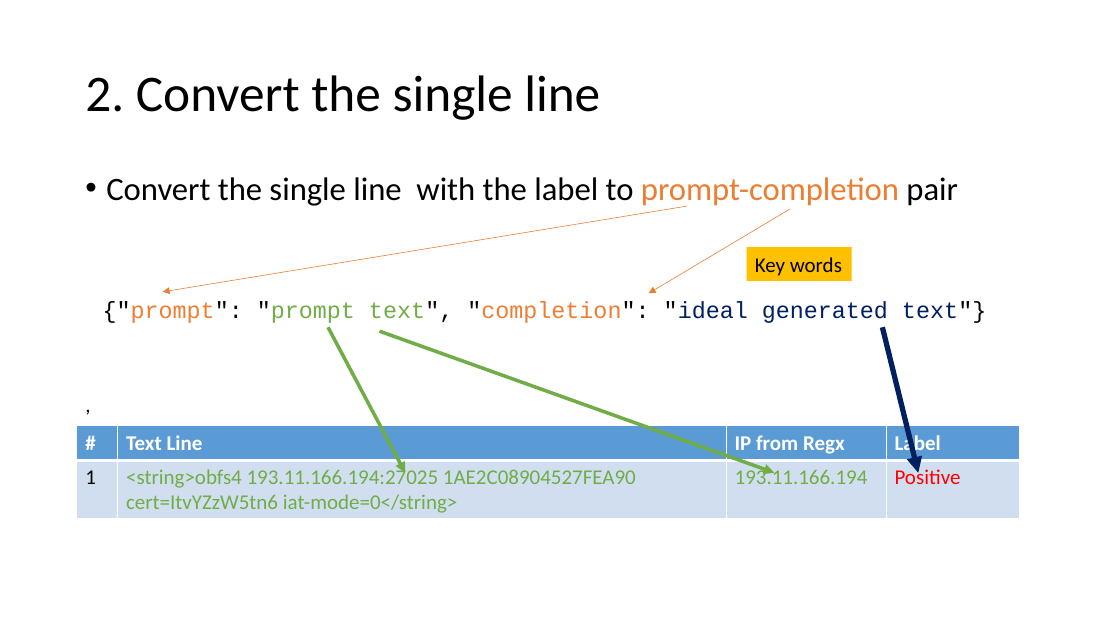
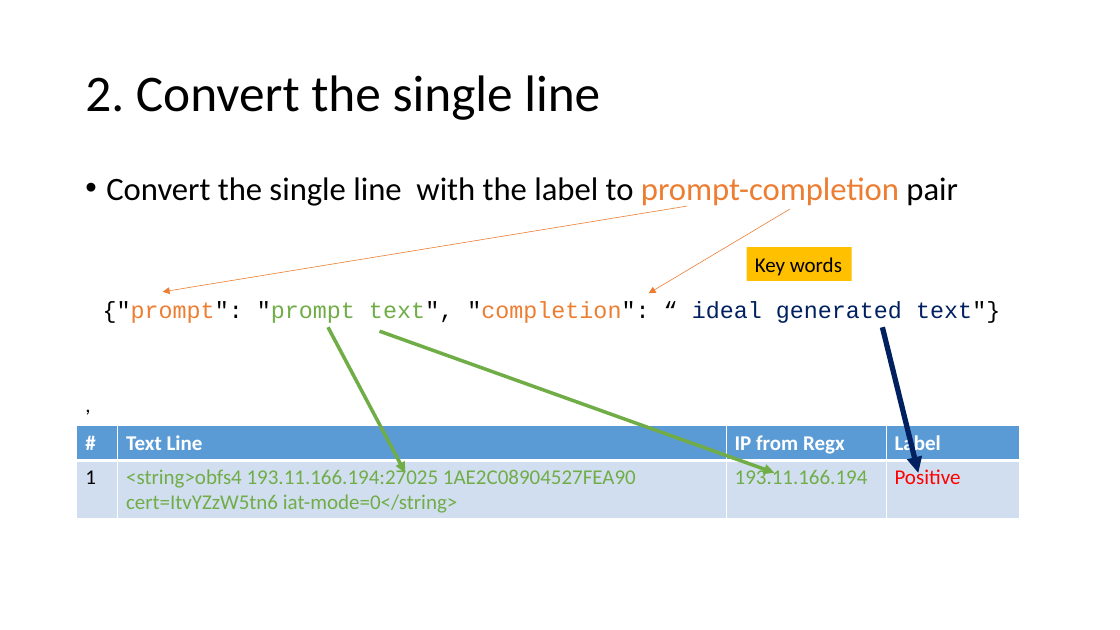
Before and after one commit to frankwxu/digital-forensics-lab, a slide deck: slide 16 of AI4Forensics/IP_Identifier_Fine_Tuning/IP_Identifer_Fine_Tuning.pptx (slide 15 before the commit). Drawn at 1120x630 pixels with LibreOffice and Linux fonts; fonts in the diff are those of the drawing; background and template pictures are left out. Boxes give left, top, right and bottom in pixels: in the first picture for what was removed or moved away, otherwise in the second. Text is boxed around its words. In the diff, an @@ line names an element or a change of style, - is before the commit and + after.

```diff
--- a/AI4Forensics/IP_Identifier_Fine_Tuning/IP_Identifer_Fine_Tuning.pptx
+++ b/AI4Forensics/IP_Identifier_Fine_Tuning/IP_Identifer_Fine_Tuning.pptx
@@ text at box(103, 301, 1000, 323): text changed @@
-{"prompt": "prompt text", "completion": "ideal generated text"}
+{"prompt": "prompt text", "completion": “ ideal generated text"}
```
Also in this commit, not shown: 19 other slides changed, 1 slide added.
